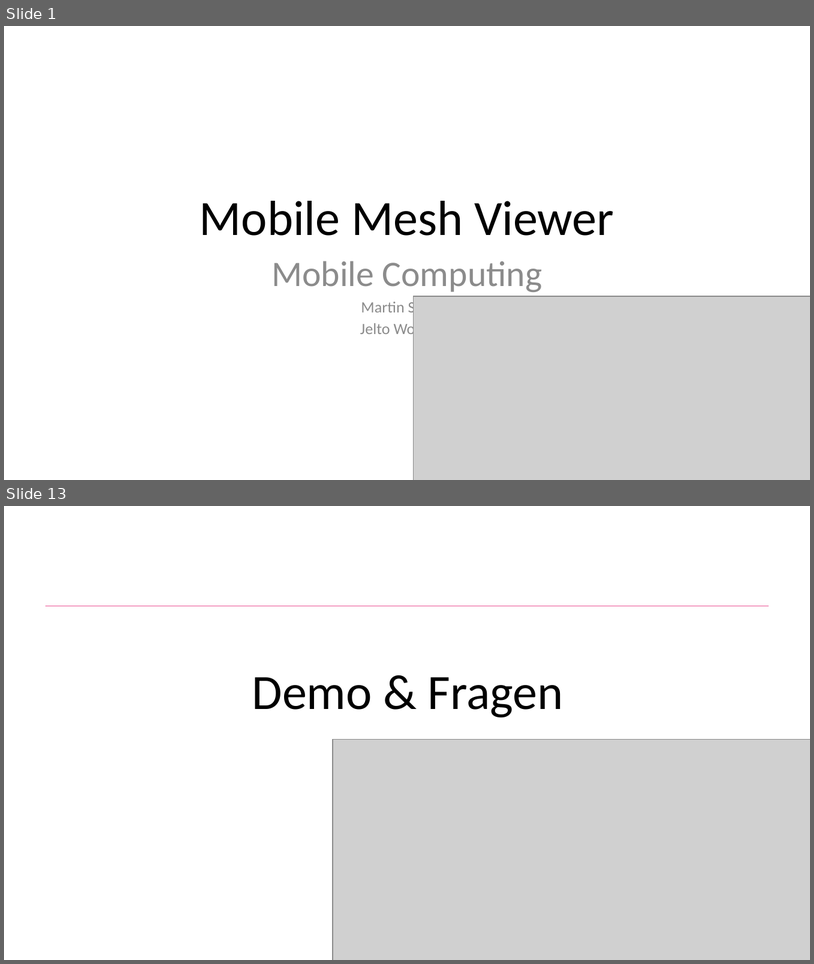
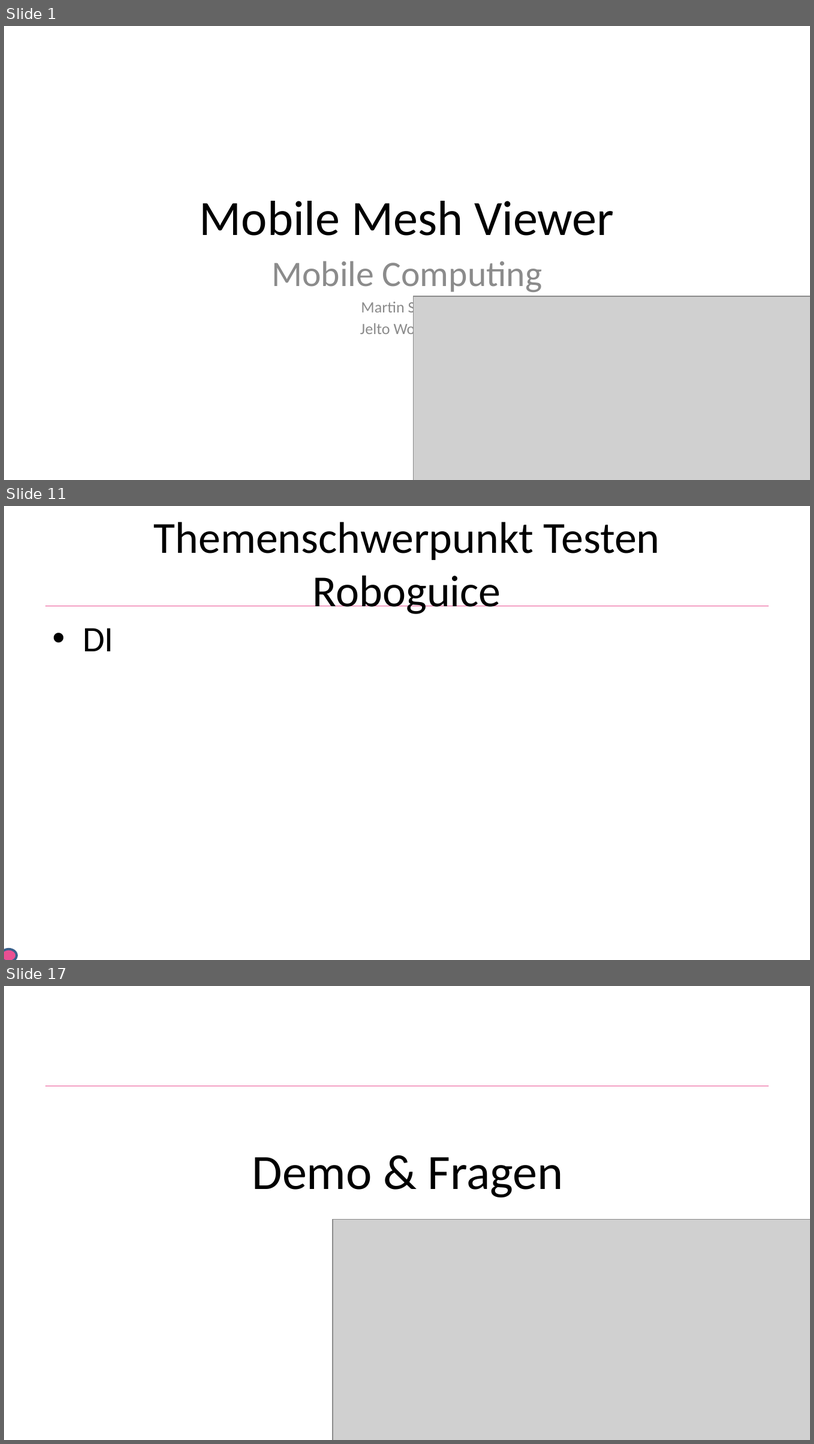
Before and after one commit to He1md4ll/MobileMeshViewer, a slide deck: docs/mobile_meshviewer_praezi.pptx. Shown one above the other, each under a label of ours: slides 1 and 13 before the commit, slides 1, 11 and 17 after it; the slides between them are not shown. The pictures are 814x964 and 814x1444 pixels, drawn with LibreOffice and Linux fonts; fonts in the diff are those of the drawing; grey boxes stand for pictures; background and template pictures are left out. Boxes give left, top, right and bottom in pixels: in the first picture for what was removed or moved away, otherwise in the second. Text is boxed around its words. In the diff, an @@ line names an element or a change of style, - is before the commit and + after.

```diff
--- a/docs/mobile_meshviewer_praezi.pptx
+++ b/docs/mobile_meshviewer_praezi.pptx
@@ slide 11 added at box(4, 506, 810, 960), background #FFFFFF; not listed: 1 template element that a slide beside it also shows @@
@@ title added at box(154, 522, 660, 614), 39.6 pt, text #000000 @@
+Themenschwerpunkt Testen
+Roboguice
@@ text added at box(83, 628, 114, 651), 32 pt, text #000000 @@
+• DI
@@ ellipse added at box(4, 949, 17, 960), fill #EA5092, outline #3A5F8C 2 pt @@
@@ what was slide 13 is now slide 17 @@
```
Also in this commit, not shown: 11 slides changed, 4 other slides added.
